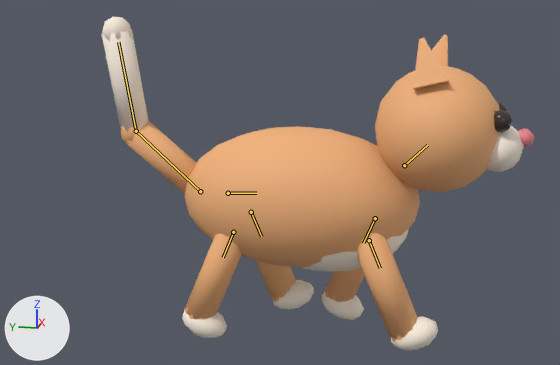
Two versions of the glTF model public/models/life/cat.glb, one commit apart.
Camera for both pictures: a 50 mm camera at (-1.01, -0.155, 0.472) aimed at (0.001, 0.047, 0.219). Lighting does not change. The marker at lower left points along +X, +Y and +Z. The older version comes first. Both versions are drawn at frame 5 of the action 'walk'; the numbers are the values there. The bones that bend it are drawn over the model as lines.
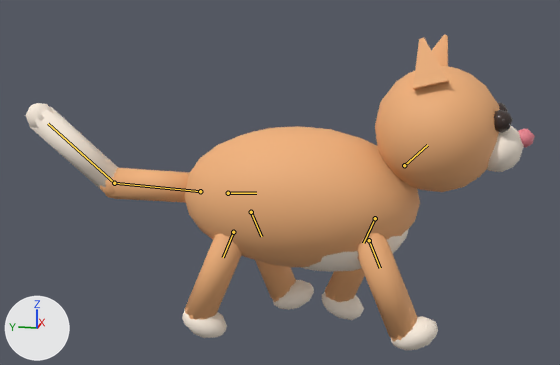
Patch to the scene script:
```diff
--- a/public/models/life/cat.glb.py
+++ b/public/models/life/cat.glb.py
@@ bone_tail1 @@
 bone_tail1 = bpy.data.objects['catrig'].pose.bones['tail1']  # child of 'body'
-bone_tail1.rotation_quaternion = (-0.994, -0.087, -0.006, -0.063)  # degrees (10, 0, 7)
+bone_tail1.rotation_quaternion = (-0.964, 0.258, -0.022, -0.06)  # degrees (-30, 4, 6)
```

Location of each change, (x1, y1, x2, y2) in pixels of the pictures (560 x 365 px):
'Mesh_0', posed (18% wider)
    before: (102, 17, 534, 350)
    after: (25, 35, 534, 350)
bone 'tail1', root to tip
    before: (200, 191) to (136, 131)
    after: (200, 191) to (114, 183)
